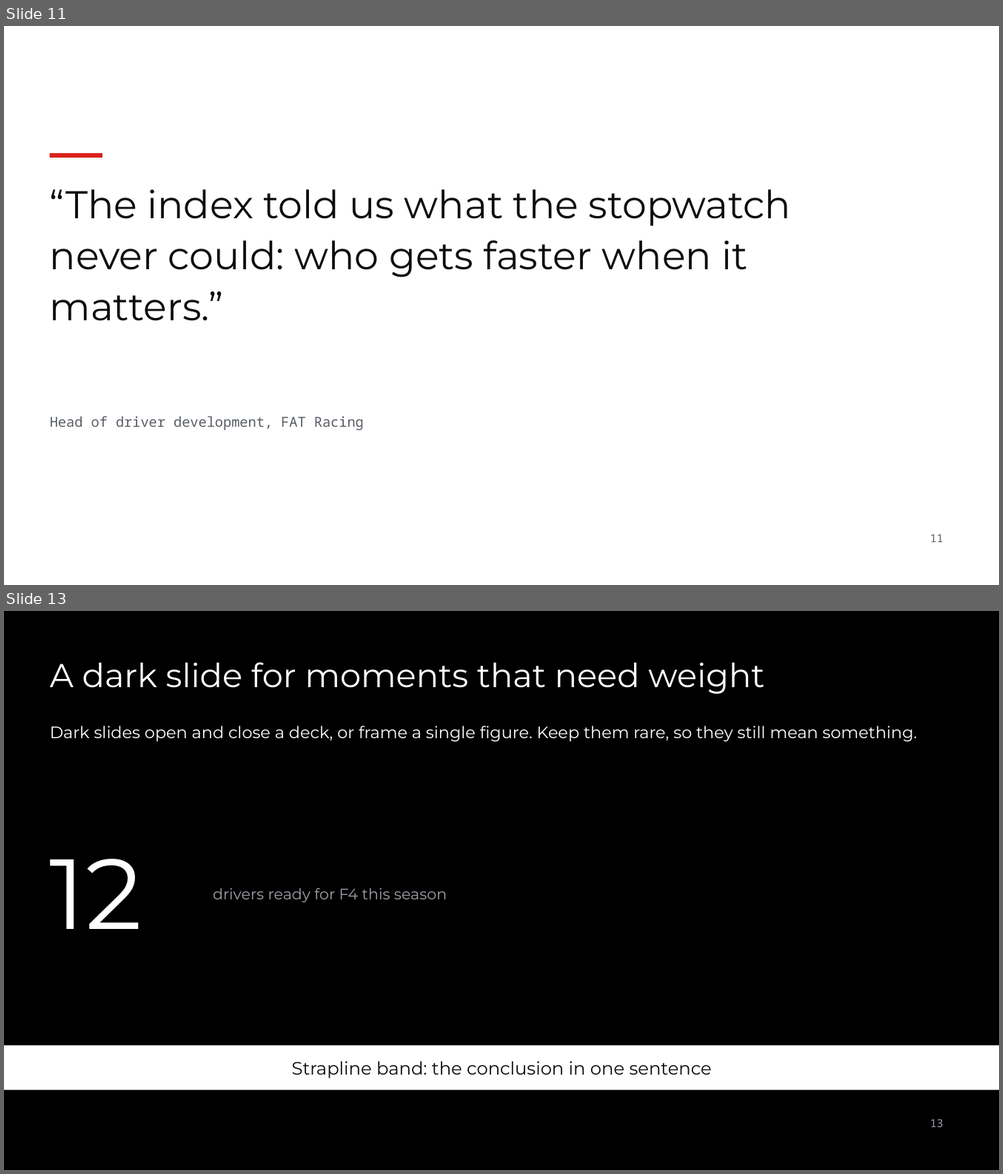
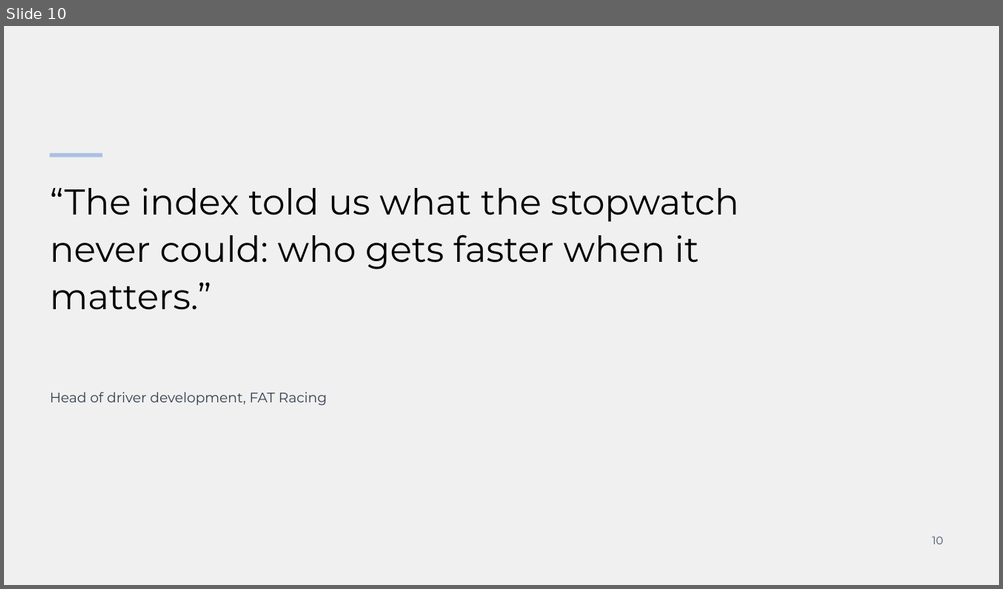
Before and after one commit to Smedley-Group-Advanced-Technology/brand-book-sg, a slide deck: assets/templates/smedley-group-slides.pptx. Shown one above the other, each under a label of ours: slides 11 and 13 before the commit, slide 10 after it; the slides between them are not shown. The pictures are 1003x1174 and 1003x589 pixels, drawn with LibreOffice and Linux fonts; fonts in the diff are those of the drawing; background and template pictures are left out. Boxes give left, top, right and bottom in pixels: in the first picture for what was removed or moved away, otherwise in the second. Text is boxed around its words. In the diff, an @@ line names an element or a change of style, - is before the commit and + after.

```diff
--- a/assets/templates/smedley-group-slides.pptx
+++ b/assets/templates/smedley-group-slides.pptx
@@ slide 13 removed at (4,611,999,1170), background #000000 @@
@@ title removed at (50,662,764,694) @@
-A dark slide for moments that need weight
@@ text removed at (50,726,917,742) @@
-Dark slides open and close a deck, or frame a single figure. Keep them rare, so they still mean something.
@@ text removed at (50,859,142,929) @@
-12
@@ text removed at (213,888,447,903) @@
-drivers ready for F4 this season
@@ rectangle removed at (4,1045,999,1091) @@
@@ text removed at (292,1062,711,1079) @@
-Strapline band: the conclusion in one sentence
@@ page number removed at (930,1119,943,1128) @@
-13
@@ what was slide 11 is now slide 10 @@
@@ slide 10 changed as well @@
@@ background #FFFFFF to #F0F0F0 @@
@@ rectangle at (50,153,102,157): fill #D8231A to #ABC0E4 @@
@@ text "“The index told us what ..." at (50,188,739,310): size 28 to 26 pt, text colour #0B0C0E to #000000 @@
@@ text "Head of driver development, FAT ...": place and size @@
-text "Head of driver development, FAT ..." at (50,416,364,431)
+text "Head of driver development, FAT ..." at (50,392,327,406)
@@ text "Head of driver development, FAT ..." at (50,392,327,406): font Noto Sans Mono to Montserrat, text colour #585D65 to #333F50 @@
@@ page number at (932,537,943,545): text changed; font Noto Sans Mono to Montserrat; text colour #585D65 to #44546A @@
-11
+10
```
Also in this commit, not shown: 10 other slides changed, 3 slides added, 5 other slides removed, 26 other files.
